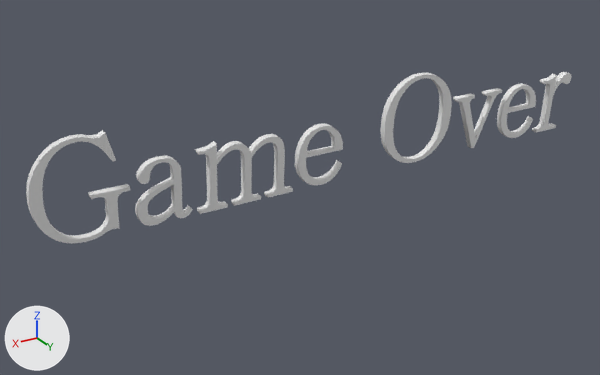
What one commit did to the OBJ model DirectXGame/Resources/gameOverFont/GameOverFont.obj.
Before and after are seen from a camera (50 mm lens) standing at (17.0, 26.8, 10.7) and looking at (0.5, -0.7, -3.1). Every picture has the same lights, and +X, +Y and +Z are marked at lower left. The picture after the commit comes second. Where no turn or scale is listed for an object, it has been applied to the vertices. Vertices at exactly the same position are counted once.

The scene before the commit, as lines of its bpy script (objects in view):
```python
me_テキスト = bpy.data.meshes.new('テキスト')
me_テキスト.from_pydata(...)  # 3676 vertices, 5498 faces; spans x -14.2..11.7, y -0.2..0.4, z -2.8..1.3
ob_テキスト = bpy.data.objects.new('テキスト', me_テキスト)
ob_テキスト.location = (0.0, 0.0, 0.0)
```
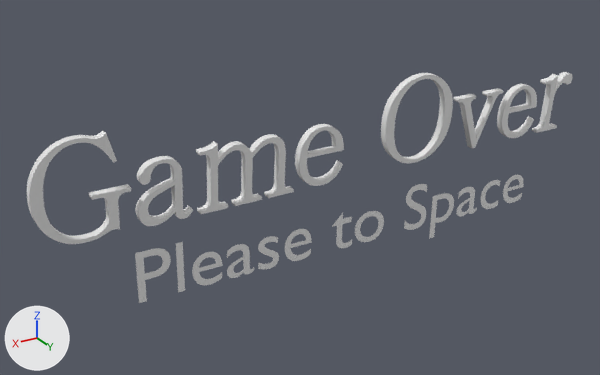
The newer file is also rescaled (x0.544), turned or shifted as a whole; pictures and numbers use the older file's frame.

Diff of the bpy script that builds the scene:
```diff
--- a/DirectXGame/Resources/gameOverFont/GameOverFont.obj.py
+++ b/DirectXGame/Resources/gameOverFont/GameOverFont.obj.py
@@ me_テキスト @@
 # used by ob_テキスト; location = (0.0, 0.0, 0.0)
-me_テキスト.from_pydata(...)  # 3676 vertices, 5498 faces; spans x -14.2..11.7, y -0.2..0.4, z -2.8..1.3
+me_テキスト.from_pydata(...)  # 3676 vertices, 7336 faces; spans x -14.2..11.7, y -0.2..0.5, z -2.8..1.3
+# me_テキスト part 1: 1349 vertices moved from x -14.2..11.7, y -0.1..0.4, z -2.7..1.3 to x -14.2..11.7, y -0.1..0.5, z -2.7..1.3; 35 vertices removed from x -14.1..9.5, y -0.2..0.4, z -2.7..1.1; 35 vertices added at x -14.1..10.1, y -0.1..0.5, z -2.7..1.1
@@ me_テキスト_001 @@
+me_テキスト_001.from_pydata(...)  # 1291 vertices, 1281 faces; spans x -10.3..9.2, y -1.4..-0.9, z -4.1..-1.1
@@ ob_テキスト_001 @@
+ob_テキスト_001 = bpy.data.objects.new('テキスト.001', me_テキスト_001)
+ob_テキスト_001.location = (-1.17, 1.37, -2.6)
```

What differs and where, as boxes (x1, y1, x2, y2) in the pictures (600 x 375 px):
'テキスト', reshaped
    before: (26, 72, 571, 244)
    after: (27, 72, 573, 244)
'テキスト.001', added
    after: (135, 175, 523, 303)
